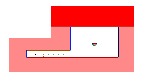
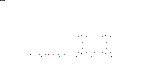
Before/after of a w=146, h=76 layered artwork. What changed in the layer stack:
showed "LayerCosmeticos", painted on it over (x1=30, y1=35, x2=112, y2=57)
hid "LayerJogador", painted on it over (x1=9, y1=6, x2=134, y2=72)
